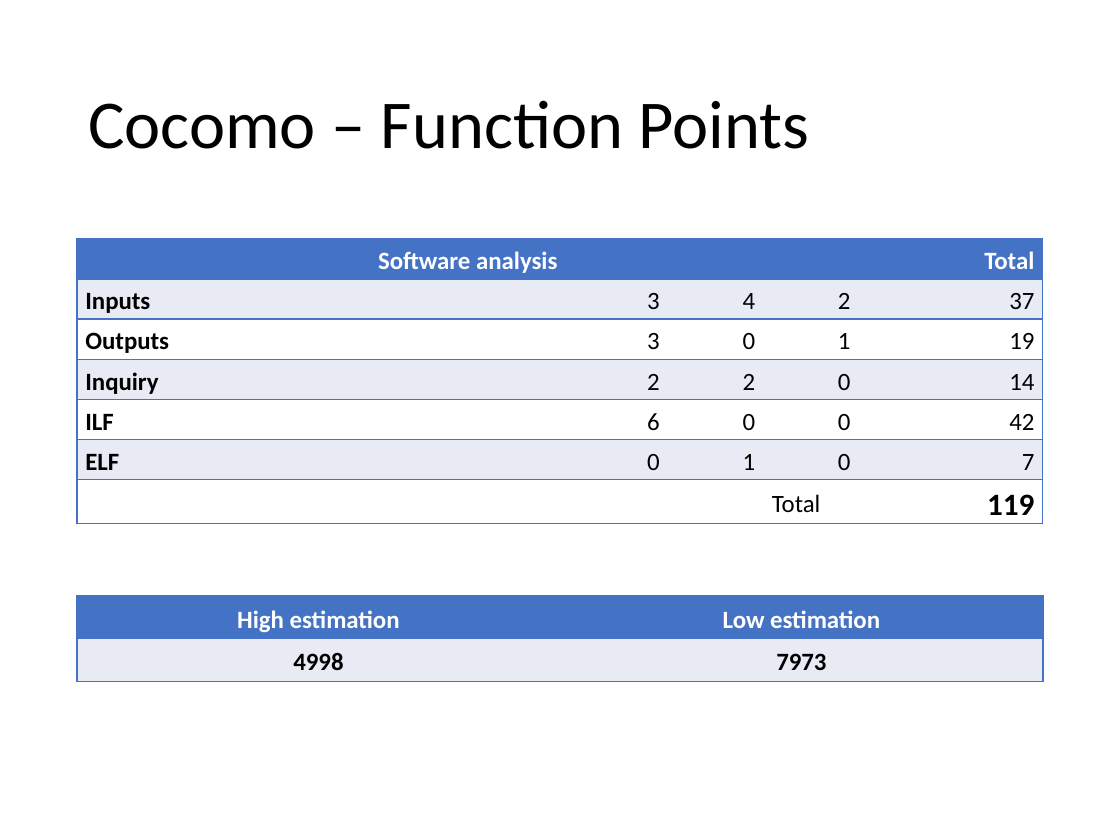
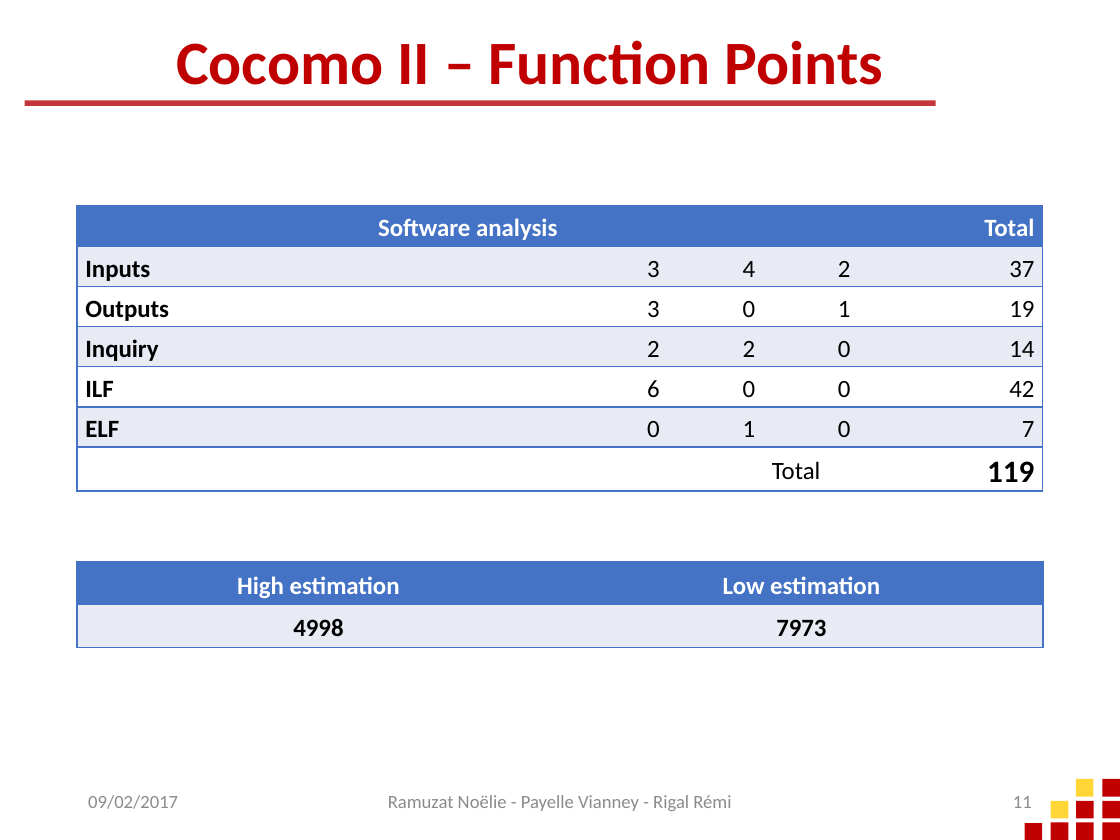
Before and after one commit to RemiRigal/Project-Software-Engineering-2, a slide deck: slide 11 of Oral Discussion/Software Engineering.pptx (slide 12 before the commit). Drawn at 1120x840 pixels with LibreOffice and Linux fonts; fonts in the diff are those of the drawing; background and template pictures are left out. Boxes give left, top, right and bottom in pixels: in the first picture for what was removed or moved away, otherwise in the second. Text is boxed around its words. In the diff, an @@ line names an element or a change of style, - is before the commit and + after.

Commit message:
Oral discussion - PowerPoint Update: Mask + Content

```diff
--- a/Oral Discussion/Software Engineering.pptx
+++ b/Oral Discussion/Software Engineering.pptx
@@ title at (x1=176, y1=40, x2=883, y2=85): text changed; size 44 to 39.6 pt; text colour #000000 to #C00000; bold on @@
-Cocomo – Function Points
+Cocomo II – Function Points
@@ rectangle added at (x1=25, y1=101, x2=935, y2=106), fill #C43639 @@
@@ table moved from (x1=77, y1=239, x2=1043, y2=522) to (x1=77, y1=206, x2=1043, y2=491) @@
@@ table moved from (x1=77, y1=596, x2=1043, y2=681) to (x1=77, y1=562, x2=1043, y2=647) @@
@@ text added at (x1=88, y1=795, x2=178, y2=809), 12 pt, text #8C8C8C @@
+09/02/2017
@@ text added at (x1=388, y1=795, x2=731, y2=811), 12 pt, text #8C8C8C @@
+Ramuzat Noëlie - Payelle Vianney - Rigal Rémi
@@ page number added at (x1=1013, y1=796, x2=1032, y2=808), 12 pt, text #8C8C8C @@
+11
@@ rectangle added at (x1=1051, y1=801, x2=1068, y2=819), fill #FFD636 @@
@@ rectangle added at (x1=1076, y1=801, x2=1094, y2=819), fill #C00000 @@
@@ rectangle added at (x1=1076, y1=780, x2=1094, y2=797), fill #FFD636 @@
@@ rectangle added at (x1=1102, y1=801, x2=1120, y2=819), fill #C00000 @@
@@ rectangle added at (x1=1102, y1=780, x2=1120, y2=797), fill #C00000 @@
@@ rectangle added at (x1=1025, y1=823, x2=1043, y2=840), fill #C00000 @@
@@ rectangle added at (x1=1051, y1=822, x2=1068, y2=840), fill #C00000 @@
@@ rectangle added at (x1=1076, y1=822, x2=1094, y2=840), fill #C00000 @@
@@ rectangle added at (x1=1102, y1=822, x2=1120, y2=840), fill #C00000 @@
```
Also in this commit, not shown: 5 other slides changed, 9 slides added, 10 slides removed.
